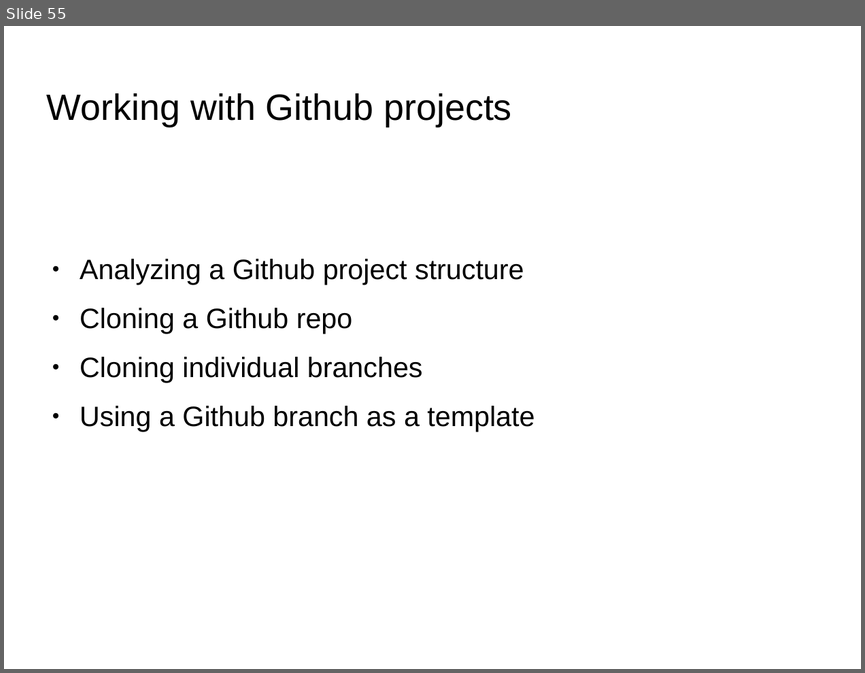
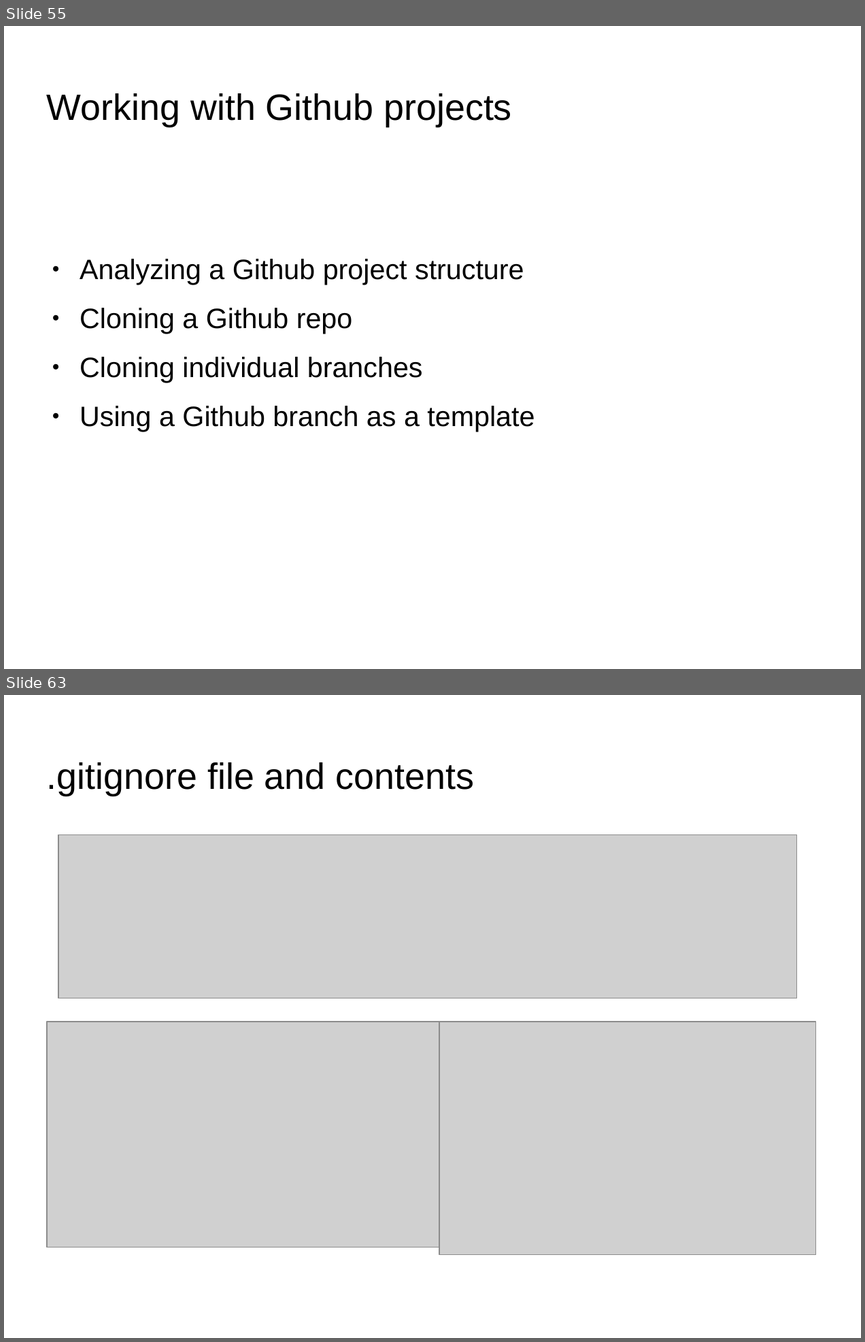
Before and after one commit to anumsh/Learning-Git-and-Github, a slide deck: git_and_GitHub.odp. Shown one above the other, each under a label of ours: slide 55 before the commit, slides 55 and 63 after it; the slides between them are not shown. The pictures are 865x673 and 865x1342 pixels, drawn with LibreOffice and Linux fonts; fonts in the diff are those of the drawing; grey boxes stand for pictures; background and template pictures are left out. Boxes give left, top, right and bottom in pixels: in the first picture for what was removed or moved away, otherwise in the second. Text is boxed around its words. In the diff, an @@ line names an element or a change of style, - is before the commit and + after.

```diff
--- a/git_and_GitHub.odp
+++ b/git_and_GitHub.odp
@@ slide 63 added at box(4, 695, 861, 1338), background picture (left out) @@
@@ title added at box(47, 762, 474, 796), 33.9 pt, text #000000 @@
+.gitignore file and contents
@@ picture added at box(58, 834, 797, 998) @@
@@ picture added at box(47, 1021, 470, 1247) @@
@@ picture added at box(439, 1021, 816, 1255) @@
```
Also in this commit, not shown: 7 other slides added, 8 other files.
